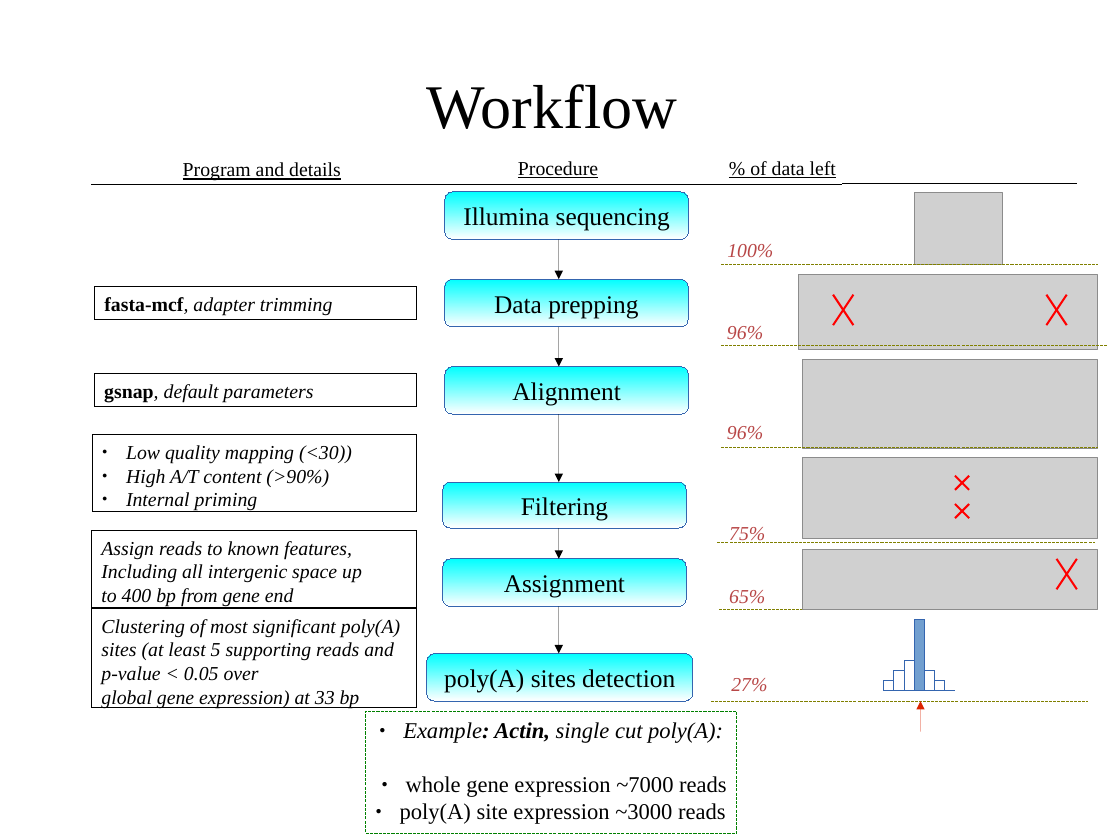
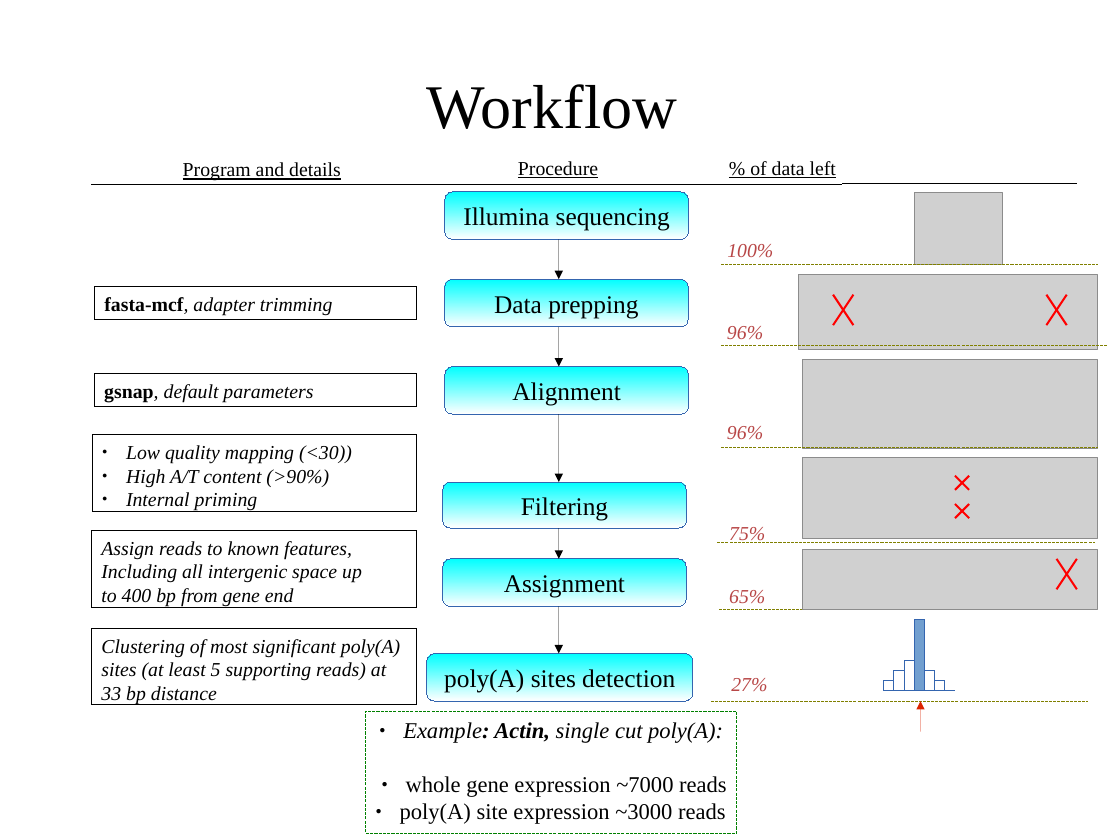
Before and after one commit to wilkinsonlab/m-oryzae-polya, a slide deck: slide 2 of doc/version_21/oryzae_presentation.odp. Drawn at 1120x840 pixels with LibreOffice and Linux fonts; fonts in the diff are those of the drawing; grey boxes stand for pictures. Boxes give left, top, right and bottom in pixels: in the first picture for what was removed or moved away, otherwise in the second. Text is boxed around its words. In the diff, an @@ line names an element or a change of style, - is before the commit and + after.

```diff
--- a/doc/version_21/oryzae_presentation.odp
+++ b/doc/version_21/oryzae_presentation.odp
@@ rectangle "Clustering of most significant poly(A) ...": place and size @@
-rectangle "Clustering of most significant poly(A) ..." at (91,609,417,707)
+rectangle "Clustering of most significant poly(A) ..." at (91,629,417,705)
@@ text in rectangle at (101,639,400,705): text changed @@
-Clustering of most significant poly(A) sites (at least 5 supporting reads and p-value < 0.05 over
-global gene expression) at 33 bp
+Clustering of most significant poly(A) sites (at least 5 supporting reads) at 33 bp distance
```
Also in this commit, not shown: 36 other slides changed, 2 slides added, 4 slides removed, 19 other files.
